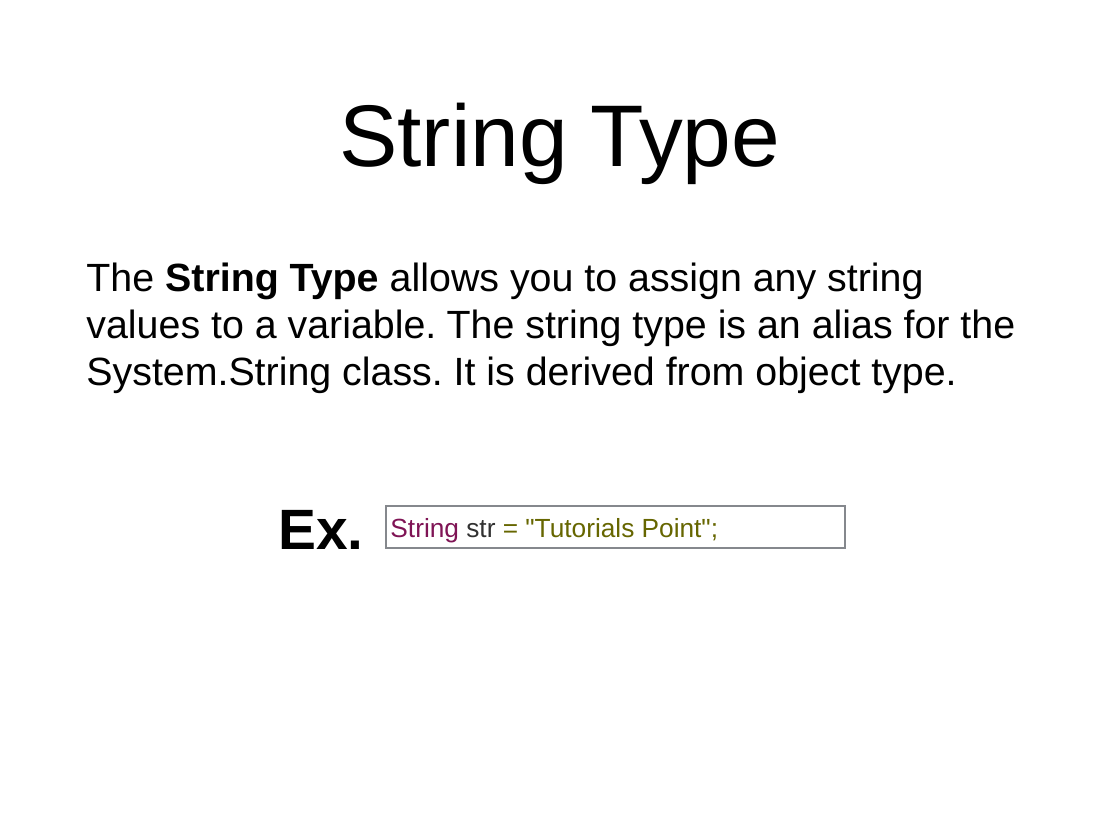
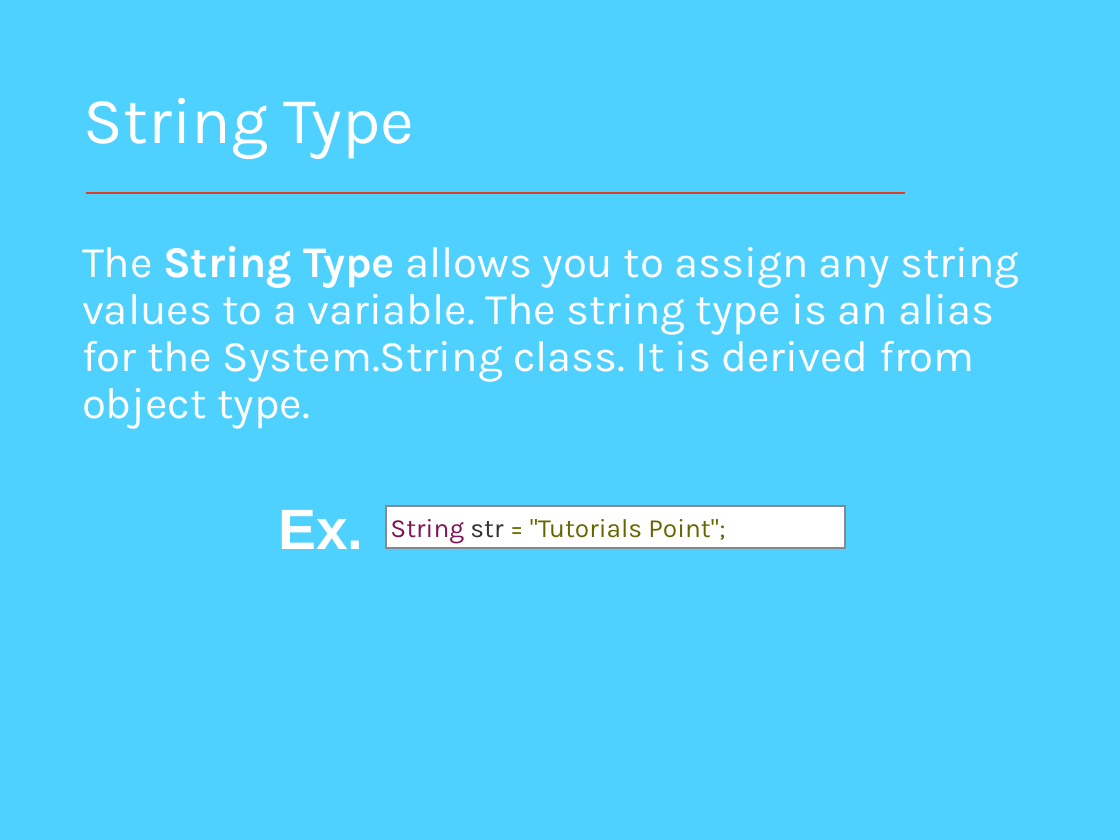
Before and after one commit to Falkhanaizi/TechHub, a slide deck: slide 20 of introduction to C# in VS 2015.pptx. Drawn at 1120x840 pixels with LibreOffice and Linux fonts; fonts in the diff are those of the drawing. Boxes give left, top, right and bottom in pixels: in the first picture for what was removed or moved away, otherwise in the second. Text is boxed around its words. In the diff, an @@ line names an element or a change of style, - is before the commit and + after.

```diff
--- a/introduction to C# in VS 2015.pptx
+++ b/introduction to C# in VS 2015.pptx
@@ background #FFFFFF to #4FD1FF @@
@@ title "String Type": place and size @@
-title "String Type" at (339,102,781,182)
+title "String Type" at (84,98,414,159)
@@ title "String Type" at (84,98,414,159): size 80 to 60 pt, font Arial to Karla, text colour #000000 to #FFFFFF; alignment centre to left; line spacing 1 to 0.9 @@
@@ line added from (905, 193) to (86, 193), #DC3F25 1.5 pt @@
@@ text "The String Type allows you ...": place and size @@
-text "The String Type allows you ..." at (86,262,1015,393)
+text "The String Type allows you ..." at (82,246,1019,429)
@@ text "The String Type allows you ..." at (82,246,1019,429): size 36 to 40 pt, font Arial to Karla, text colour #000000 to #FFFFFF; line spacing 1 to 0.9; less space between paragraphs; vertical alignment middle to top @@
@@ text "Ex." at (278,510,363,549): text colour #000000 to #FFFFFF; alignment centre to left @@
@@ rectangle "String str = "Tutorials Point";" at (386,506,845,548): font Arial to Karla; fill none to #FFFFFF @@
```
Also in this commit, not shown: 56 other slides changed.
